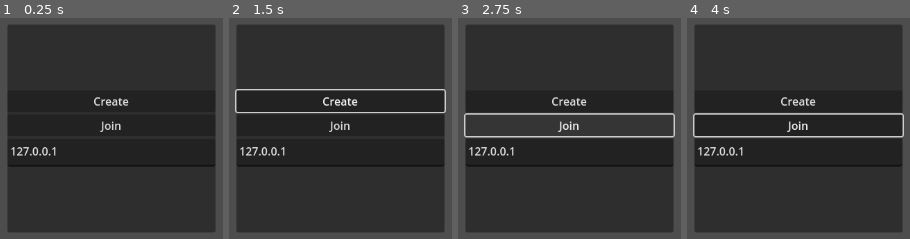
Above: before the commit, frames 1-4 (left to right).
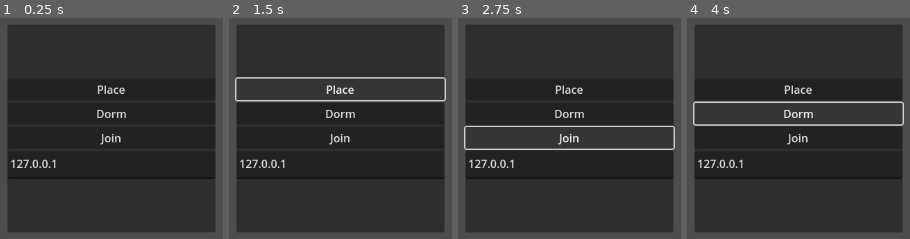
Above: after the commit, the same moments.

Repository: maryilewis/go-multi
Game: Godot game, scene res://multiplayer.tscn
Same seed, same stepped clock (60 frames per second), same inputs: the game is played once before the commit and once after it.
Inputs (mouse positions are in pixels of both pictures, inside the frame that each line leads up to):
- Up to frame 1 (0.25 s): no input
- Up to frame 2 (1.5 s): click (340, 101) at 0.5 s, where only the run before the commit has a clickable "Create"; click (340, 88) at 1.25 s, where only the run after the commit has a clickable "Place"
- Up to frame 3 (2.75 s): click "Join" at 2 s
- Up to frame 4 (4 s): click (798, 113) at 2.75 s, where only the run after the commit has a clickable "Dorm"; hold Right (ui_right) from 3.53 s (still down); tap Home (ui_home) at 3.6 s

The runs differ from the first frame. In frame 1, 2.5% of the frame differs, in the area x 3-97%, y 30-73%; in frame 2, 5.8%, in the area x 2-98%, y 26-73%; in frame 3, 5.3%; in frame 4, 5.7%.
Error after the commit: Parse Error: Could not preload resource file "res://Levels/Hello/place.tscn". (res://multiplayer.gd:5)

Commit message:
fix multiplayer in dorm scene

Diff:
--- a/Characters/Player/player.tscn
+++ b/Characters/Player/player.tscn
@@ -77,7 +77,9 @@
 
 [node name="Name" type="Label3D" parent="."]
 transform = Transform3D(1, 0, 0, 0, 1, 0, 0, 0, 1, 0, 1.4227, 0)
-text = "Hey"
+alpha_cut = 1
+text = "Mary
+"
 
 [node name="Character Settings" type="Control" parent="."]
 process_mode = 4
--- a/Levels/dorm/dorm.tscn
+++ b/Levels/dorm/dorm.tscn
@@ -79,7 +79,7 @@
 [sub_resource type="BoxMesh" id="BoxMesh_5b35i"]
 material = SubResource("StandardMaterial3D_t314t")
 
-[node name="Place" type="Node3D"]
+[node name="Dorm" type="Node3D"]
 script = ExtResource("1_lwbq3")
 
 [node name="Players" type="Node3D" parent="."]
@@ -98,11 +98,14 @@
 shape = SubResource("BoxShape3D_8e1co")
 
 [node name="OmniLight3D" type="OmniLight3D" parent="."]
-transform = Transform3D(0.439391, -0.898296, 0, 0.898296, 0.439391, 0, 0, 0, 1, 80.1541, 3.73585, 0)
+transform = Transform3D(0.439391, -0.898296, 0, 0.898296, 0.439391, 0, 0, 0, 1, 13.5234, 14.8024, 0)
 light_color = Color(1, 0.886275, 0.752941, 1)
-light_energy = 5.297
+light_energy = 1.855
 light_size = 1.0
 light_specular = 0.718
+shadow_enabled = true
+shadow_transmittance_bias = 16.0
+shadow_blur = 2.873
 omni_range = 726.894
 
 [node name="MultiplayerSpawner" type="MultiplayerSpawner" parent="."]
@@ -146,9 +149,5 @@
 skeleton = NodePath("../..")
 
 [node name="ceiling" type="MeshInstance3D" parent="."]
-transform = Transform3D(10, 0, 0, 0, 0.1, 0, 0, 0, 10, 0, 1.55069, -0.524594)
+transform = Transform3D(10, 0, 0, 0, 0.1, 0, 0, 0, 10, 0, 1.5, -0.525)
 mesh = SubResource("BoxMesh_5b35i")
-
-[node name="OmniLight3D" type="OmniLight3D" parent="ceiling"]
-transform = Transform3D(0.1, 0, 0, 0, 10, 0, 0, 0, 0.1, 1.062, 20.3933, 0.0596722)
-omni_range = 20.788
--- a/multiplayer.gd
+++ b/multiplayer.gd
@@ -1,6 +1,11 @@
 extends Node
 
 const PORT = 4433
+
+@onready var place_ref := preload("res://Levels/Hello/place.tscn")
+@onready var dorm_ref := preload("res://Levels/dorm/dorm.tscn")
+
+var current_level: PackedScene
 
 func _ready():
 	# Start paused.
@@ -13,6 +18,15 @@
 		print("Automatically starting dedicated server.")
 		_on_create_pressed.call_deferred()
 
+
+func _create_level_place():
+	print("create level place")
+	current_level = place_ref
+	_on_create_pressed()
+
+func _create_level_dorm():
+	current_level = dorm_ref
+	_on_create_pressed()
 
 func _on_create_pressed():
 	print("create")
@@ -50,7 +64,7 @@
 	# Only change level on the server.
 	# Clients will instantiate the level via the spawner.
 	if multiplayer.is_server():
-		change_level.call_deferred(load("res://Levels/dorm/dorm.tscn"))
+		change_level.call_deferred(current_level)
 
 # Call this function deferred and only on the main authority (server).
 func change_level(scene: PackedScene):
@@ -62,11 +76,3 @@
 	# Add new level.
 	level.add_child(scene.instantiate())
 	print("add scene")
-
-
-# The server can restart the level by pressing Home.
-func _input(event):
-	if not multiplayer.is_server():
-		return
-	if event.is_action("ui_home") and Input.is_action_just_pressed("ui_home"):
-		change_level.call_deferred(load("res://Levels/Hello/place.tscn"))
--- a/multiplayer.tscn
+++ b/multiplayer.tscn
@@ -30,10 +30,15 @@
 grow_horizontal = 2
 grow_vertical = 2
 
-[node name="Create" type="Button" parent="UI/VBoxContainer"]
+[node name="Place" type="Button" parent="UI/VBoxContainer"]
 process_mode = 3
 layout_mode = 2
-text = "Create"
+text = "Place"
+
+[node name="Dorm" type="Button" parent="UI/VBoxContainer"]
+process_mode = 3
+layout_mode = 2
+text = "Dorm"
 
 [node name="Join" type="Button" parent="UI/VBoxContainer"]
 process_mode = 3
@@ -50,9 +55,10 @@
 [node name="Level" type="Node3D" parent="."]
 
 [node name="LevelSpawner" type="MultiplayerSpawner" parent="."]
-_spawnable_scenes = PackedStringArray("res://Levels/Hello/place.tscn")
+_spawnable_scenes = PackedStringArray("res://Levels/Hello/place.tscn", "res://Levels/dorm/dorm.tscn")
 spawn_path = NodePath("../Level")
 spawn_limit = 1
 
-[connection signal="pressed" from="UI/VBoxContainer/Create" to="." method="_on_create_pressed"]
+[connection signal="pressed" from="UI/VBoxContainer/Place" to="." method="_create_level_place"]
+[connection signal="pressed" from="UI/VBoxContainer/Dorm" to="." method="_create_level_dorm"]
 [connection signal="pressed" from="UI/VBoxContainer/Join" to="." method="_on_join_pressed"]
